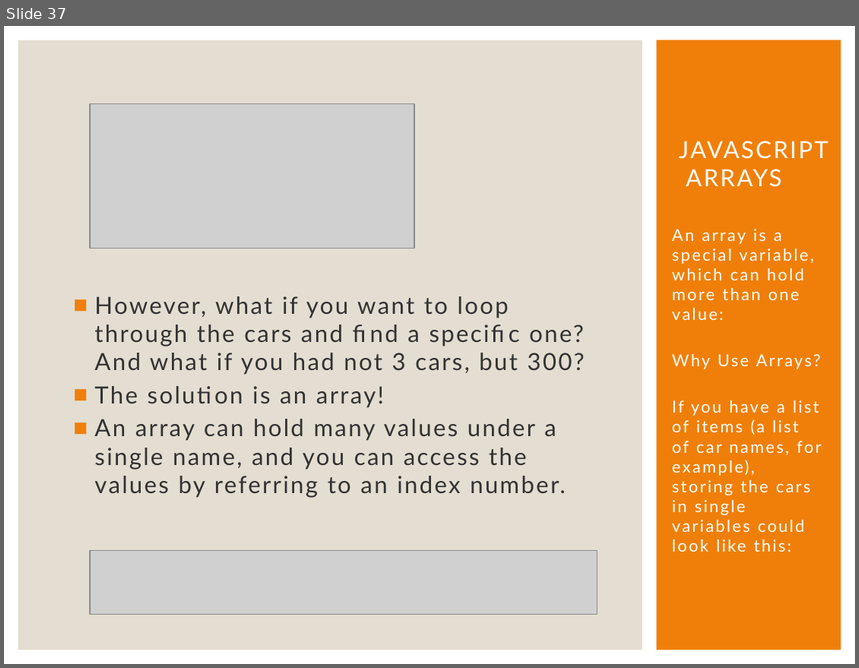
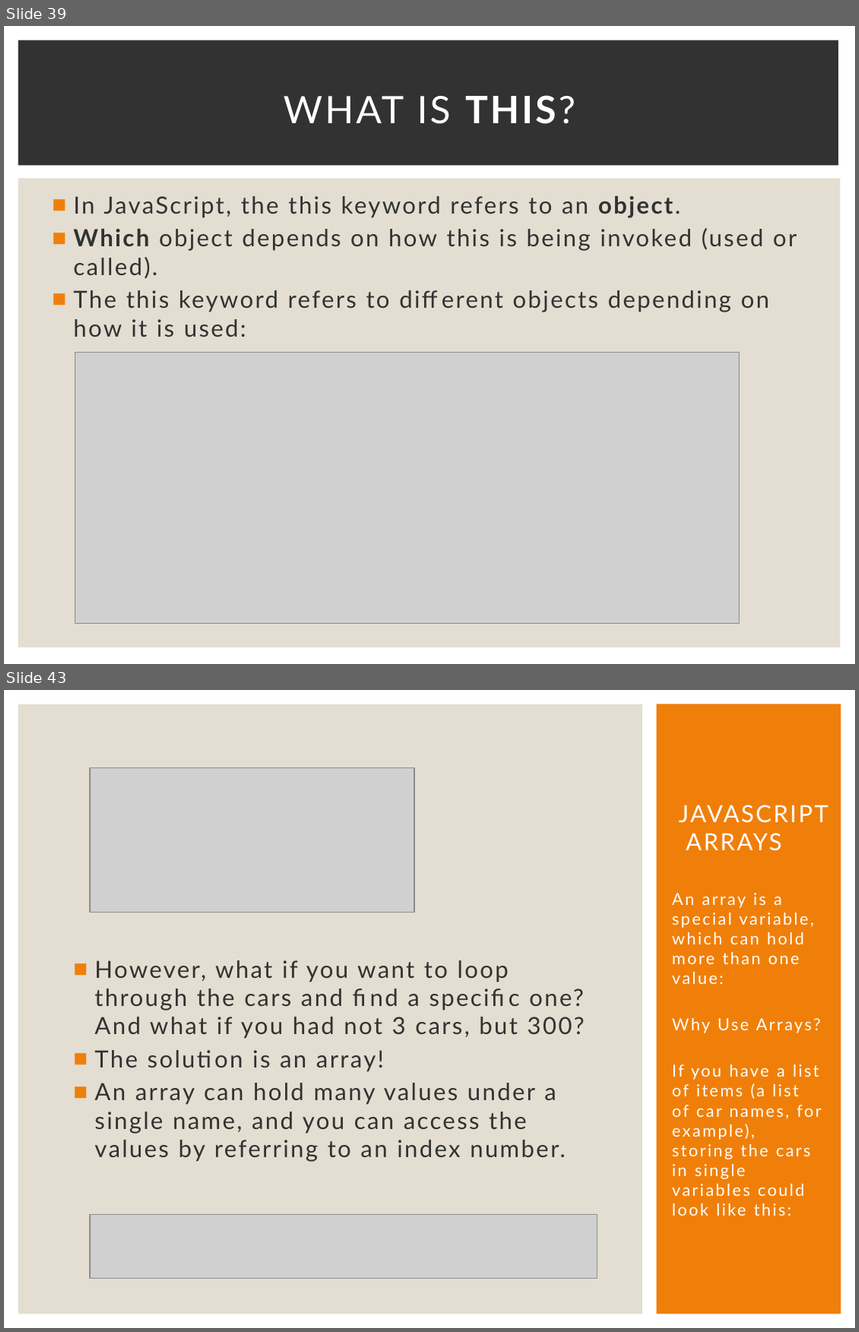
Before and after one commit to Karamihova/Fundamentals-JS, a slide deck: Programming Prep.pptx. Shown one above the other, each under a label of ours: slide 37 before the commit, slides 39 and 43 after it; the slides between them are not shown. The pictures are 859x668 and 859x1332 pixels, drawn with LibreOffice and Linux fonts; fonts in the diff are those of the drawing; grey boxes stand for pictures. Boxes give left, top, right and bottom in pixels: in the first picture for what was removed or moved away, otherwise in the second. Text is boxed around its words. In the diff, an @@ line names an element or a change of style, - is before the commit and + after.

Commit message:
Study JS objects

```diff
--- a/Programming Prep.pptx
+++ b/Programming Prep.pptx
@@ slide 39 added at (4,26,855,664), background #FFFFFF @@
@@ rectangle added at (18,40,839,166), fill #323232 @@
@@ title added at (284,95,576,124), 32 pt, text #FFFFFF @@
+WHAT IS THIS?
@@ rectangle added at (18,178,841,648), fill #E3DED1 @@
@@ text added at (73,196,797,337), 20 pt, text #323232 @@
+■ In JavaScript, the this keyword refers to an object.
+■ Which object depends on how this is being invoked (used or called).
+■ The this keyword refers to different objects depending on how it is used:
@@ picture added at (75,352,739,623) @@
@@ what was slide 37 is now slide 43 @@
```
Also in this commit, not shown: 5 slides changed, 5 other slides added, 1 other file.
